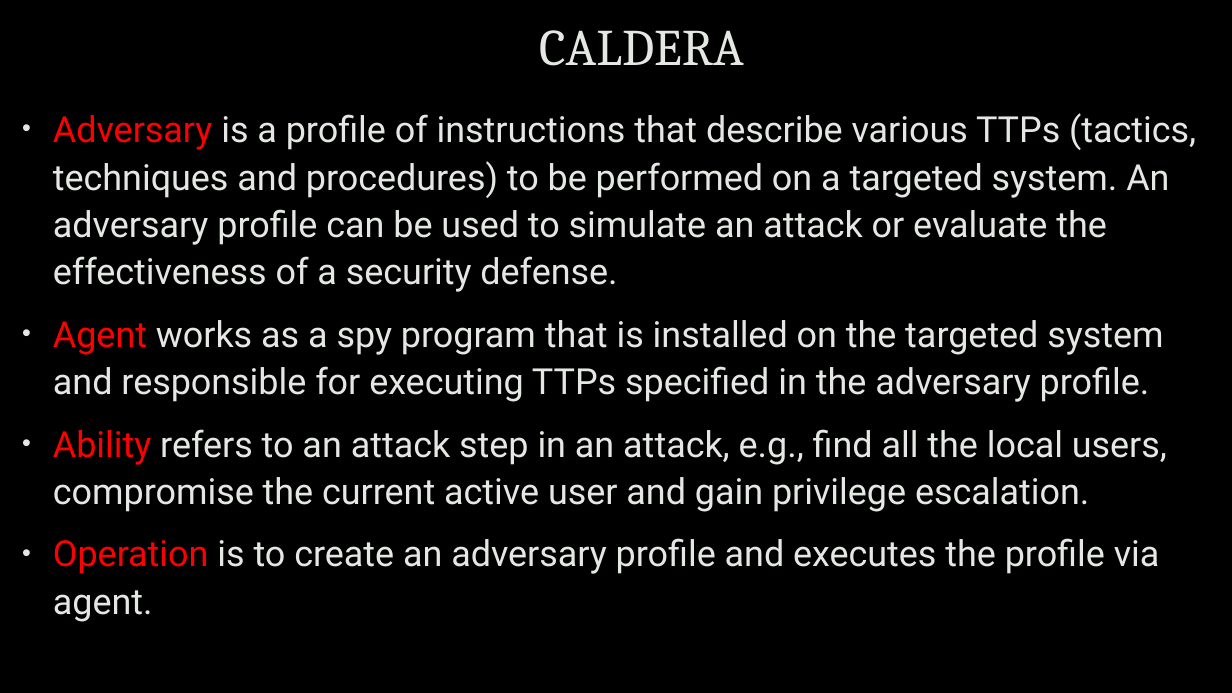
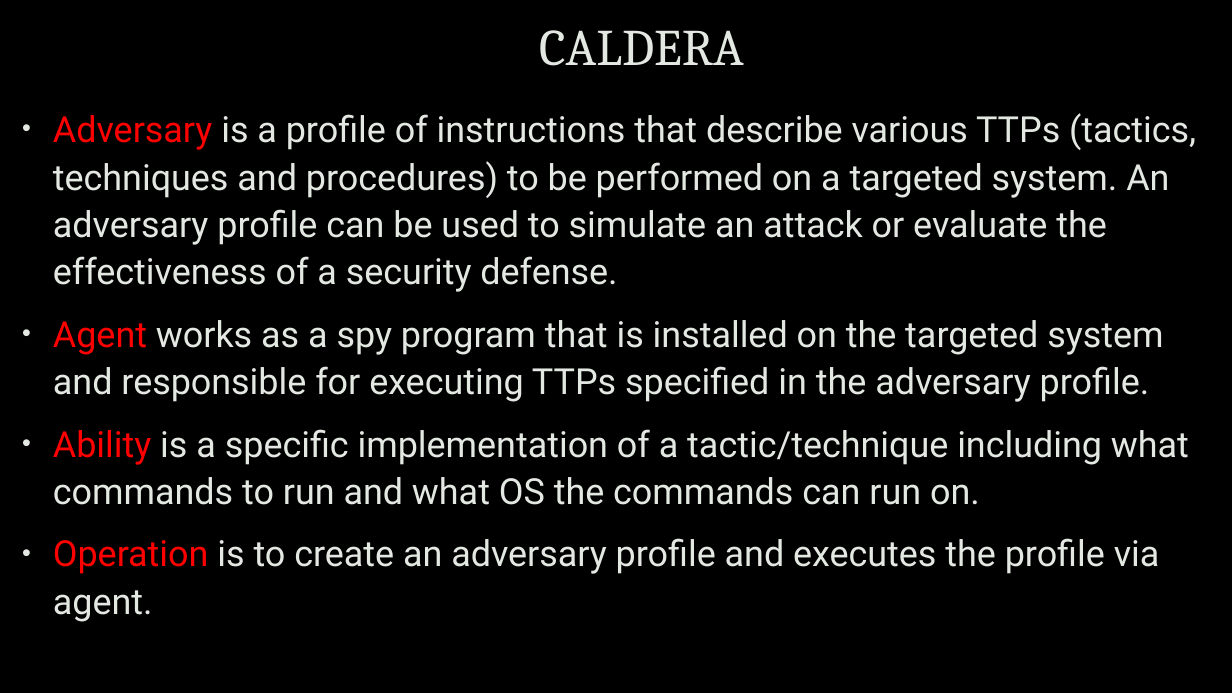
Before and after one commit to uwacyber/cits1003, a slide deck: slide 15 of cits1003-lecture_slides/CITS1003-7 Incidents-exercises.pptx (slide 14 before the commit). Drawn at 1232x693 pixels with LibreOffice and Linux fonts; fonts in the diff are those of the drawing; background and template pictures are left out. Boxes give left, top, right and bottom in pixels: in the first picture for what was removed or moved away, otherwise in the second. Text is boxed around its words. In the diff, an @@ line names an element or a change of style, - is before the commit and + after.

```diff
--- a/cits1003-lecture_slides/CITS1003-7 Incidents-exercises.pptx
+++ b/cits1003-lecture_slides/CITS1003-7 Incidents-exercises.pptx
@@ text at <box>53,429,1189,505</box>: text changed @@
-• Ability refers to an attack step in an attack, e.g., find all the local users, compromise the current active user and gain privilege escalation.
+• Ability is a specific implementation of a tactic/technique including what commands to run and what OS the commands can run on.
```
Also in this commit, not shown: 16 other slides changed, 10 slides added, 12 slides removed.
